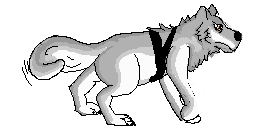
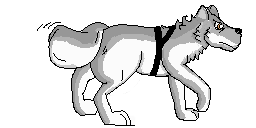
Comparing the layer stacks of the two w=256, h=128 images. Changes:
showed group "Layer Group #2" (5 layers) over [37, 5, 243, 127]
added layer "attack #16" in group "Layer Group #2" over [150, 25, 176, 76]
added layer "attack #14" in group "Layer Group #2" over [37, 5, 242, 126]
added layer "attack #15" in group "Layer Group #2" over [48, 5, 241, 125]
painted on "attack #5" over [65, 17, 236, 117]
hid group "Layer Group #1" (5 layers), opacity 100% → 33% over [22, 4, 243, 127]
